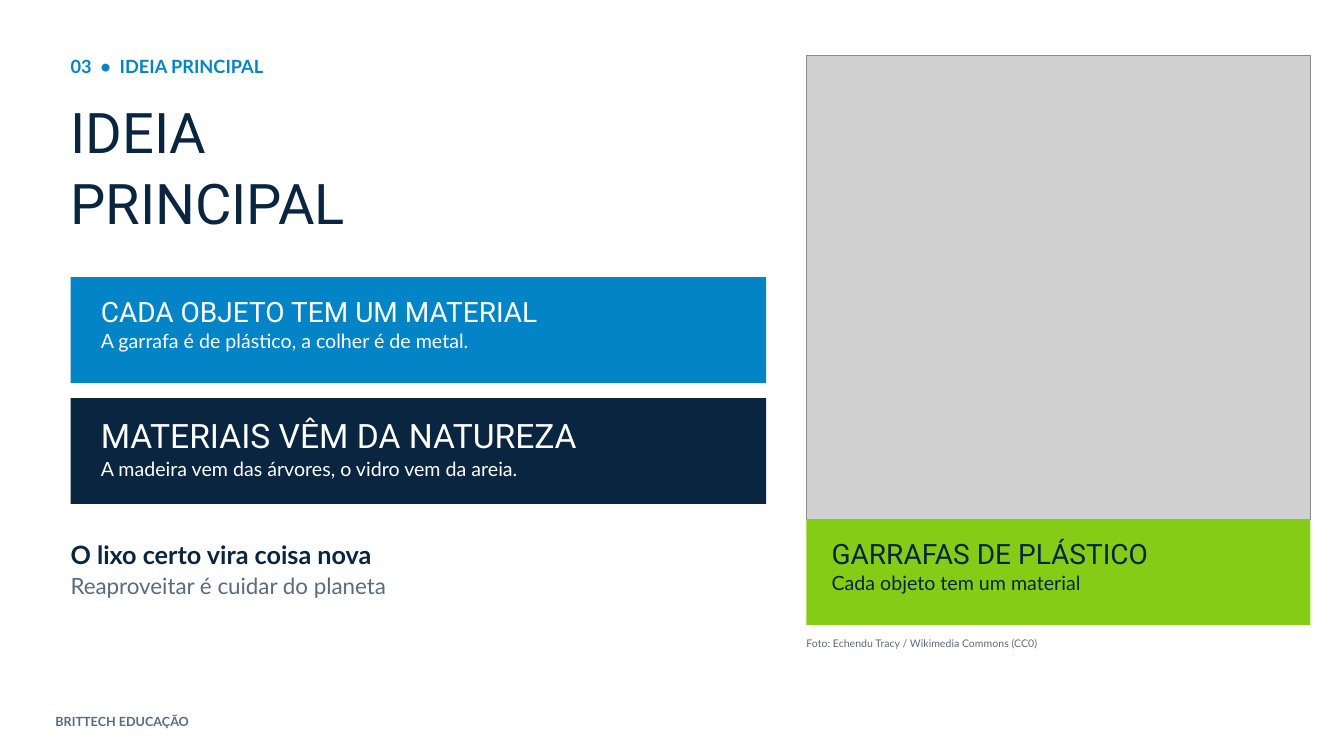
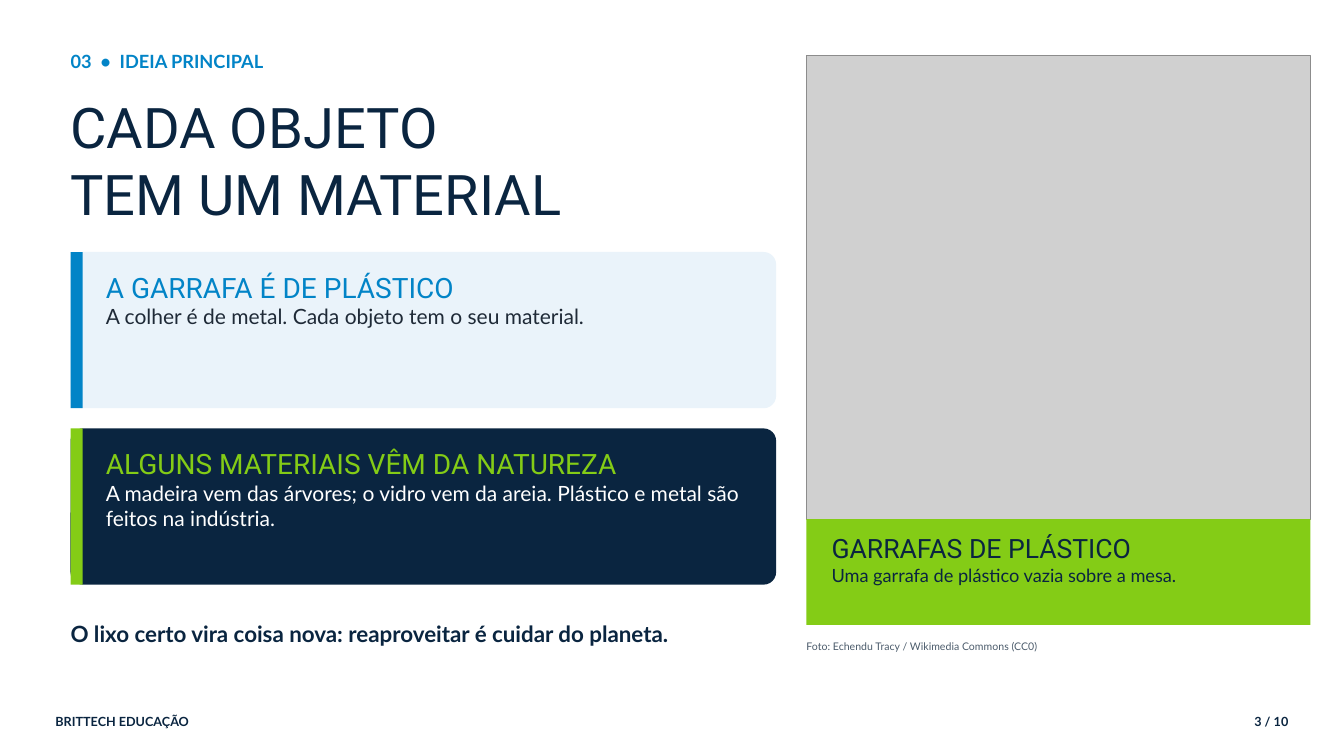
Before and after one commit to thiagollipe-web/brittech-educacao-aulas, a slide deck: slide 3 of fundamental-1/ciencias-1ano-materiais-cotidiano.pptx. Drawn at 1344x756 pixels with LibreOffice and Linux fonts; fonts in the diff are those of the drawing; grey boxes stand for pictures. Boxes give left, top, right and bottom in pixels: in the first picture for what was removed or moved away, otherwise in the second. Text is boxed around its words. In the diff, an @@ line names an element or a change of style, - is before the commit and + after.

```diff
--- a/fundamental-1/ciencias-1ano-materiais-cotidiano.pptx
+++ b/fundamental-1/ciencias-1ano-materiais-cotidiano.pptx
@@ text "03 • IDEIA PRINCIPAL" at [71,54,263,68]: less space between paragraphs @@
@@ text at [71,107,561,216]: text changed; size 14 to 40 pt; font Lato to Roboto @@
-GARRAFAS DE PLÁSTICO
-Cada objeto tem um material
+CADA OBJETO
+TEM UM MATERIAL
@@ text removed at [71,113,345,225] @@
-IDEIA
-PRINCIPAL
@@ rounded rectangle added at [71,252,776,408], fill #EAF3FA @@
@@ rectangle added at [71,252,83,408], fill #0284C7 @@
@@ rectangle removed at [71,277,766,383] @@
@@ text at [106,272,584,328]: text changed; size 14 to 15 pt; text colour #FFFFFF to #1F2A37 @@
-CADA OBJETO TEM UM MATERIAL
-A garrafa é de plástico, a colher é de metal.
+A GARRAFA É DE PLÁSTICO
+A colher é de metal. Cada objeto tem o seu material.
@@ rectangle removed at [71,398,766,504] @@
@@ rounded rectangle added at [71,429,776,585], fill #0A2540 @@
@@ rectangle added at [71,429,83,585], fill #84CC16 @@
@@ text at [106,448,738,526]: text changed; size 14 to 15 pt @@
-MATERIAIS VÊM DA NATUREZA
-A madeira vem das árvores, o vidro vem da areia.
+ALGUNS MATERIAIS VÊM DA NATUREZA
+A madeira vem das árvores; o vidro vem da areia. Plástico e metal são feitos na indústria.
@@ text added at [832,534,1177,586], 13 pt, text #0A2540 @@
+GARRAFAS DE PLÁSTICO
+Uma garrafa de plástico vazia sobre a mesa.
@@ text at [71,625,668,646]: text changed; text colour #5A6B7D to #0A2540; bold on @@
-O lixo certo vira coisa nova
-Reaproveitar é cuidar do planeta
+O lixo certo vira coisa nova: reaproveitar é cuidar do planeta.
@@ text "Foto: Echendu Tracy / Wikimedia ..." at [806,642,1038,652]: text colour #5A6B7D to #4B5B6B; less space between paragraphs @@
@@ text "BRITTECH EDUCAÇÃO" at [55,715,189,729]: text colour #5A6B7D to #0A2540; less space between paragraphs @@
@@ text added at [1254,716,1289,726], 9 pt, text #0A2540, bold @@
+3 / 10
```
Also in this commit, not shown: 4 other slides changed, 5 slides added, 3 slides removed, 4 other files.
